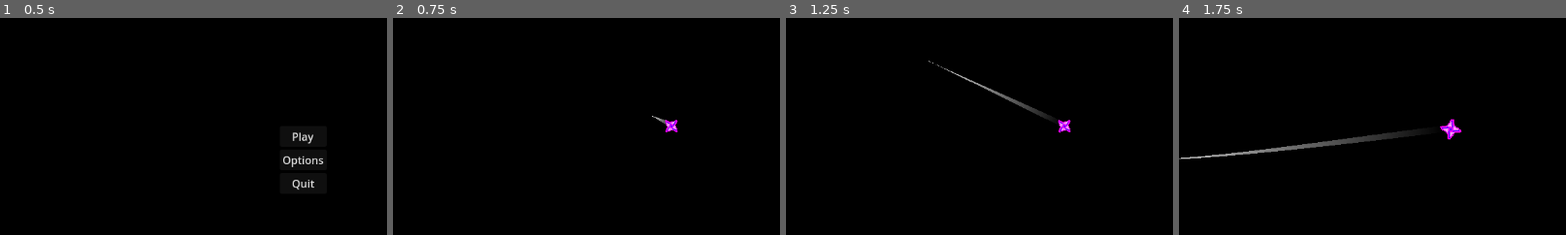
Above: before the commit, frames 1-4 (left to right).
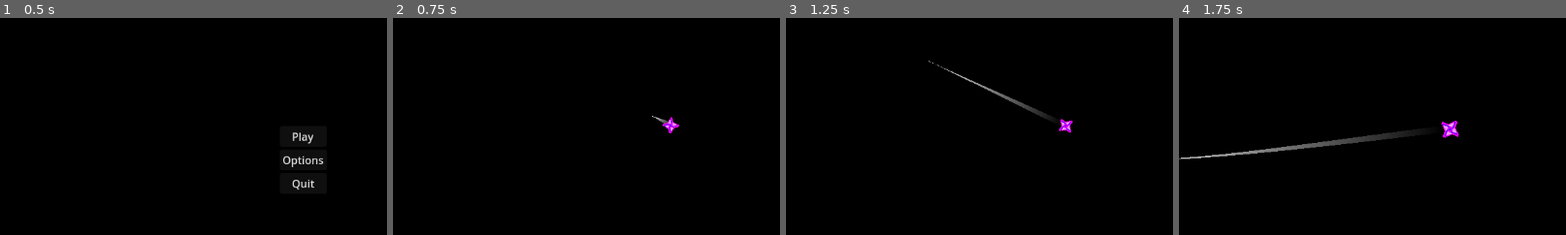
Above: after the commit, the same moments.

Repository: HazarBakir/void_blade
Game: Godot game, scene res://Scenes/main_menu.tscn
Two runs of this game, one before a commit and one after it. Both use one fixed random seed, a clock stepped at 60 frames per second and the inputs below. The engine's default icon, where the game draws it, is replaced by a stand-in: a white triangle on a blue panel in a dark square.
Inputs (mouse positions are % of the whole screen's width and height, from its top left):
- Up to frame 1 (0.5 s): no input
- Up to frame 2 (0.75 s): click "Play" at 0.5 s
- Up to frame 3 (1.25 s): no input
- Up to frame 4 (1.75 s): move the mouse to (72, 45) at 1.27 s; press the mouse at (72, 45) at 1.28 s
The pictures show only the part of the screen within x 14-64%, y 25-75%; the shares and areas given below are measured in that part.

Frame 1 is identical in both runs. In frame 2, 0.2% of the frame differs, in the area x 69-74%, y 45-54%; in frame 3, 0.2%; in frame 4, 0.3%, in the area x 67-74%, y 46-57%.

Commit message:
feat: sprite rotation change

Diff:
--- a/Scripts/Player/player_movement.gd
+++ b/Scripts/Player/player_movement.gd
@@ -33,7 +33,10 @@
 		handle_movement_input(delta)
 		apply_movement()
 		update_camera(delta)
-		update_rotation()
+		if is_attacking:
+			update_rotation(delta * 16)
+		else:
+			update_rotation(delta * 8)
 	else:
 		trigger_death()
 
@@ -55,9 +58,9 @@
 func update_camera(delta: float) -> void:
 	update_camera_offset(delta)
 
-func update_rotation() -> void:
+func update_rotation(delta: float) -> void:
 	if sprite:
-		sprite.look_at(mouse_position)
+		sprite.rotation +=1 * delta
 
 func move_fast(delta: float) -> void:
 	var direction = (mouse_position - global_position).normalized()
--- a/scenes/player.tscn
+++ b/scenes/player.tscn
@@ -124,7 +124,7 @@
 
 [node name="Sprite2D" type="AnimatedSprite2D" parent="."]
 position = Vector2(0, 2.5411e-21)
-rotation = 1.57079
+rotation = 6.28319
 scale = Vector2(0.85, 0.85)
 sprite_frames = SubResource("SpriteFrames_ukyrk")
 animation = &"new_animation"
